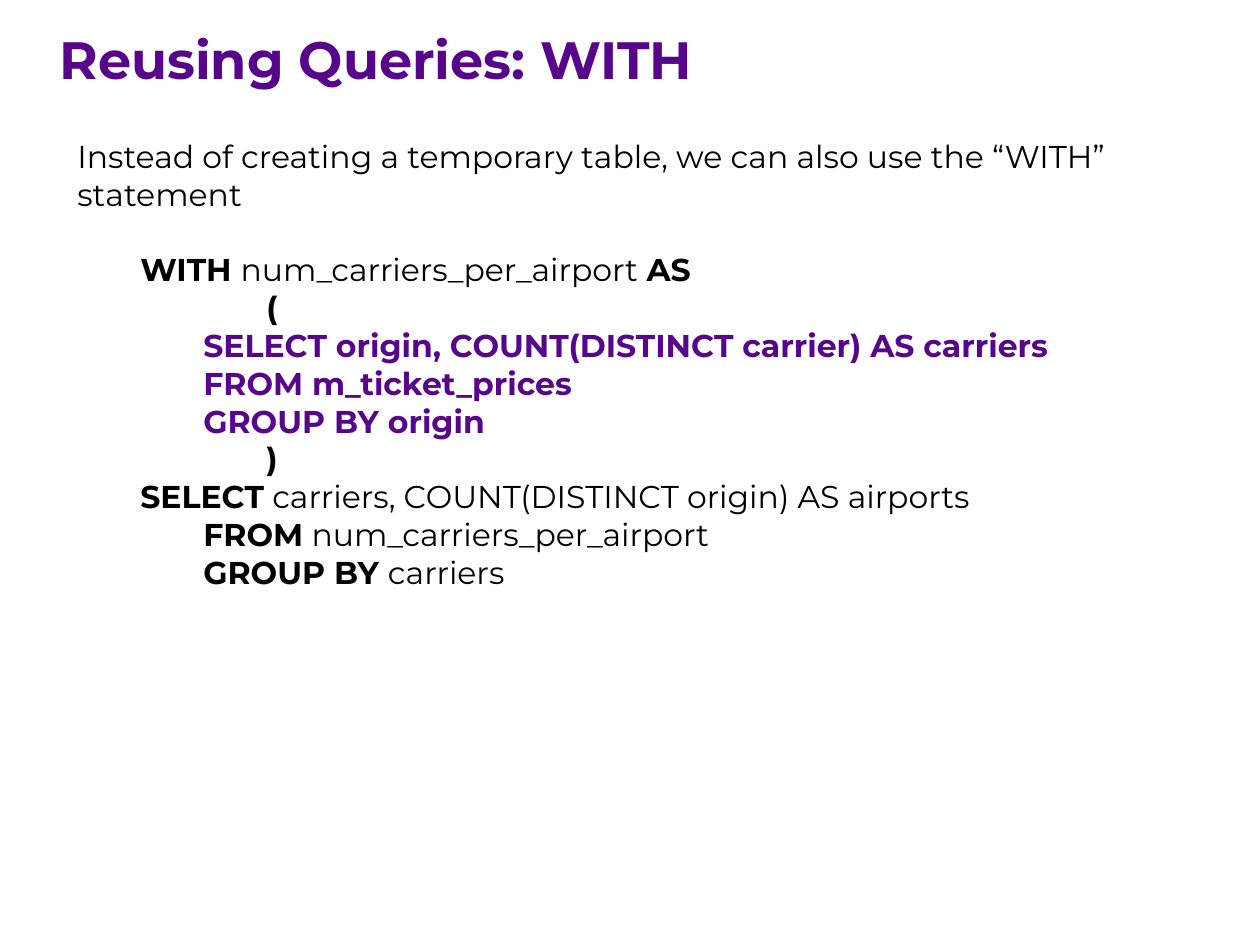
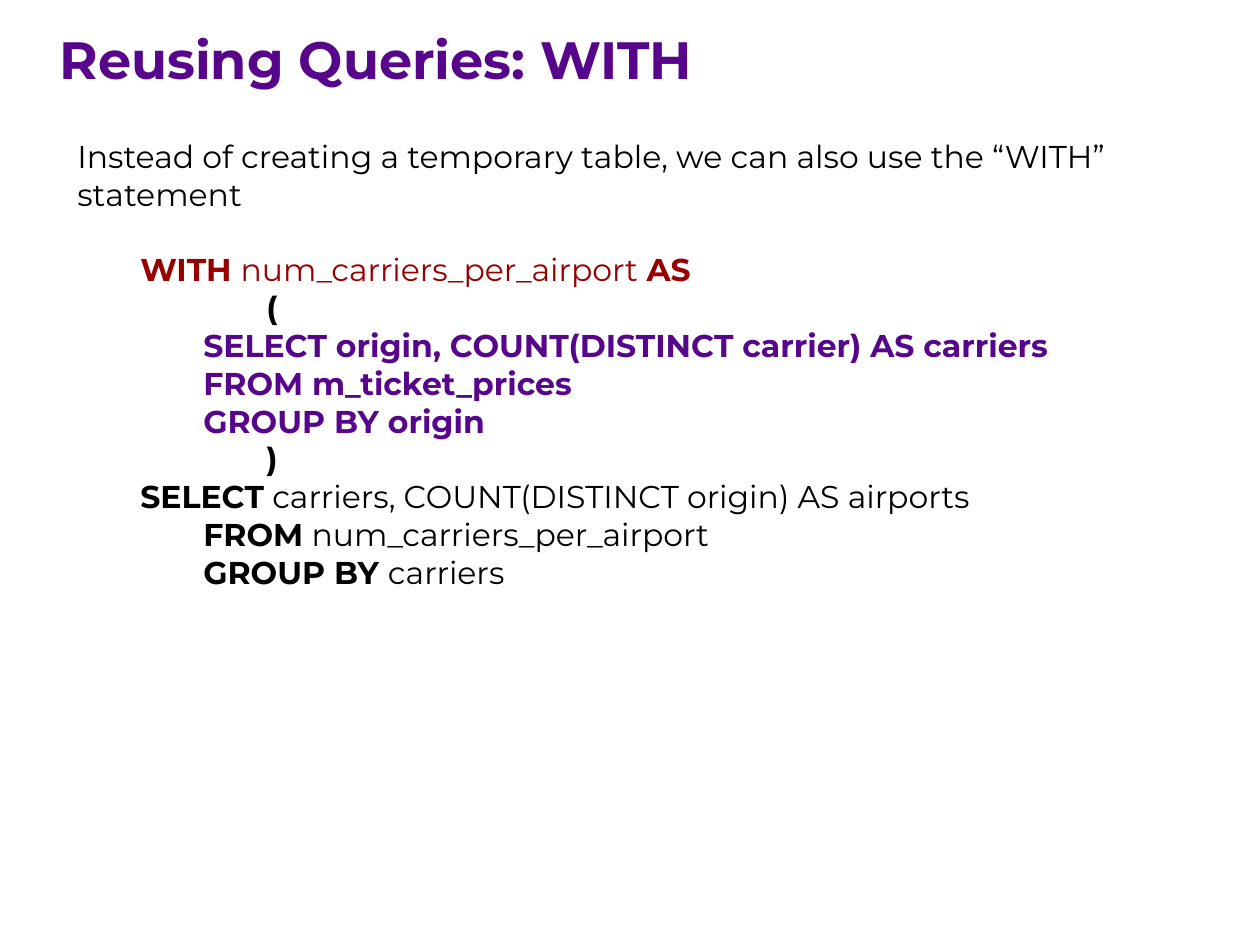
Before and after one commit to ipeirotis/introduction-to-databases, a slide deck: slide 11 of session6/F-SQL_Subqueries.pptx. Drawn at 1260x945 pixels with LibreOffice and Linux fonts; fonts in the diff are those of the drawing. Boxes give left, top, right and bottom in pixels: in the first picture for what was removed or moved away, otherwise in the second. Text is boxed around its words. In the diff, an @@ line names an element or a change of style, - is before the commit and + after.

```diff
--- a/session6/F-SQL_Subqueries.pptx
+++ b/session6/F-SQL_Subqueries.pptx
@@ text at <box>140,257,691,287</box>: text colour #000000 to #980000 in "WITH num_carriers_per_airport AS" @@
```
Also in this commit, not shown: 10 other slides changed, 5 slides added, 2 slides removed.
